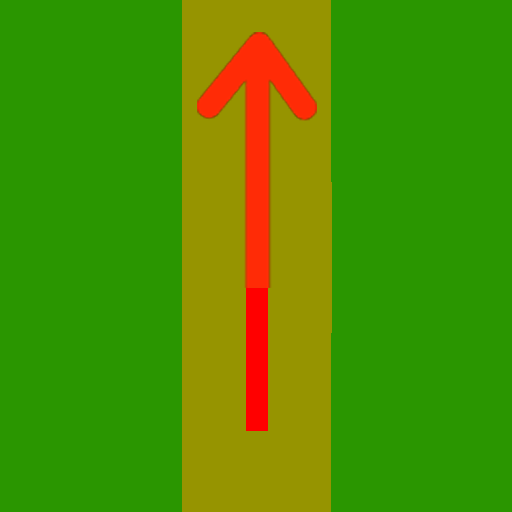
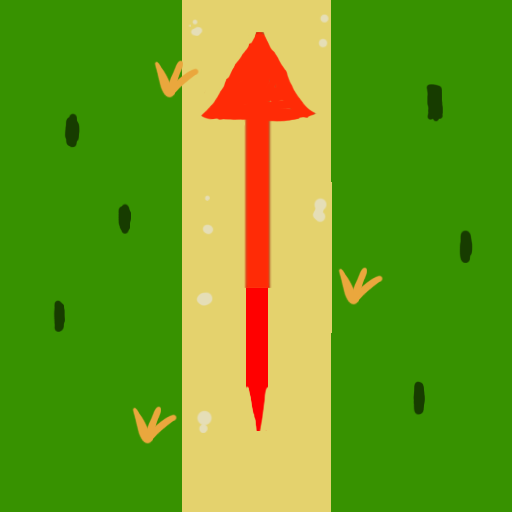
Revision of a layered w=512, h=512 image; what changed, layer by layer:
added layer "圖層 21" above "圖層 20" over [188, 14, 329, 433]
added layer "圖層 20" above "圖層 19" over [53, 84, 473, 415]
added layer "圖層 19" above "圖層 18" over [154, 60, 199, 98]
added layer "圖層 18" above "圖層 17" over [132, 406, 177, 444]
added layer "圖層 17" above "圖層 16" over [338, 267, 383, 305]
painted on "圖層 16" over [197, 32, 317, 431]
painted on "圖層 3" over [182, 0, 332, 512]
painted on "圖層 1" over [0, 0, 512, 512]
